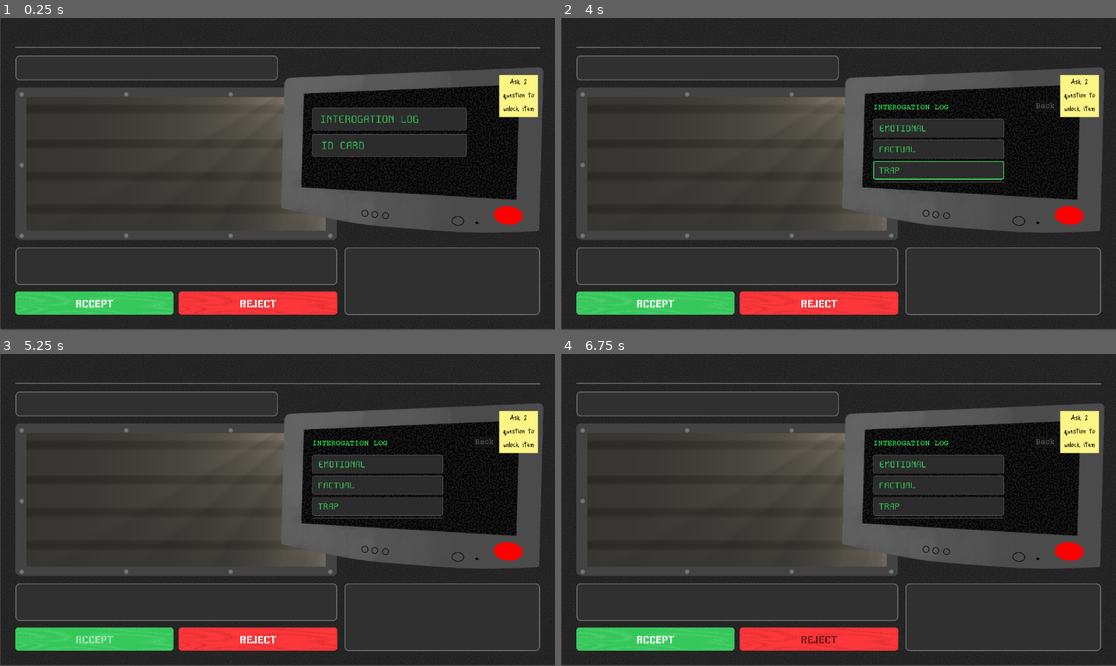
Above: before the commit, frames 1-4 (two rows, left to right).
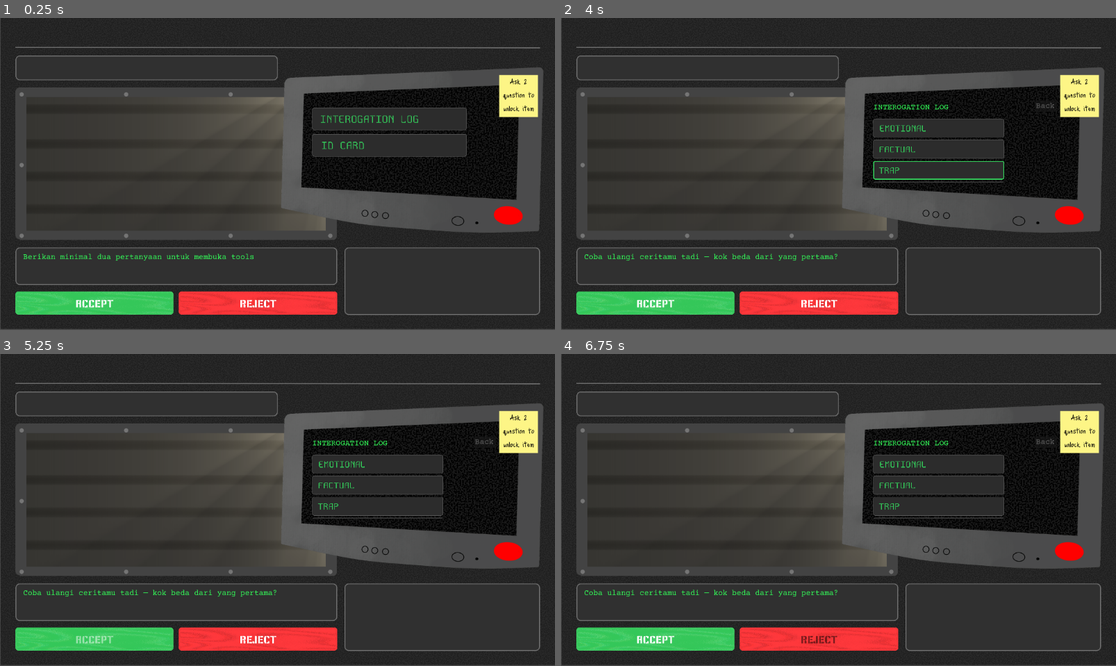
Above: after the commit, the same moments.

Repository: Reksaditya/ase-intern-game
Game: Godot game, scene res://scenes/main.tscn
The game is run twice, just before and just after one commit, with the same random seed, the same clock (stepped at 60 frames per second) and the same inputs.
Inputs (mouse positions are in pixels of both pictures, inside the frame that each line leads up to):
- Up to frame 1 (0.25 s): no input
- Up to frame 2 (4 s): click (949, 145) at 0.5 s; click (949, 117) at 1.25 s; click (938, 127) at 2 s; click (938, 149) at 2.75 s; click (938, 170) at 3.5 s
- Up to frame 3 (5.25 s): click (377, 528) at 4.25 s; click (94, 637) at 5 s
- Up to frame 4 (6.75 s): click (655, 637) at 5.75 s; click (816, 637) at 6.5 s

The runs differ from the first frame. In frame 1, 0.3% of the frame differs, in the area x 4-46%, y 75-78%; in frame 2, 0.3%; in frame 3, 0.3%; in frame 4, 0.3%.

Commit message:
add: dialog interaction

Diff:
--- /dev/null
+++ b/bunker.gd
@@ -0,0 +1,64 @@
+extends Node2D
+class_name Bunker
+
+@onready var dialog_label: Label = $Dialog
+
+## Semua array di bawah ini bisa diubah langsung lewat Inspector (klik node bunker),
+## atau lewat kode di sini. Tambah/kurangi baris sesuka hati.
+
+@export var emotional_questions: Array[String] = [
+	"Apakah kamu mengenal Wowok the MBG?",
+	"Bagaimana pendapatmu soal negara ini?"
+]
+
+@export var factual_questions: Array[String] = [
+	"Apakah MBG berguna?",
+	"Siapa yang membuat kamu memilih nomor ganda itu?",
+	"Ceritakan alasanmu tidak memilih 03!",
+]
+
+@export var trap_questions: Array[String] = [
+	"Tadi kamu bilang karena kemauan kamu sendiri, kenapa tiba-tiba gara-gara ada serangan fajar? Coba jelaskan!",
+	"Kalo kamu golput, kenapa jarimu ada bekas tinta pemilu",
+	"Coba ulangi ceritamu tadi — kok beda dari yang pertama?",
+]
+
+@export var clarification_questions: Array[String] = [
+	"Maksudmu apa dengan 'terlambat'? Berapa lama?",
+	"Bisa dijelaskan lagi bagian itu?",
+	"Kamu tadi bilang 'mereka' — siapa saja yang kamu maksud?",
+]
+
+var current_tween: Tween
+
+
+func _ready() -> void:
+	dialog_label.modulate.a = 1.0
+
+
+func _get_pool(category: String) -> Array:
+	match category:
+		"emotional":
+			return emotional_questions
+		"factual":
+			return factual_questions
+		"trap":
+			return trap_questions
+		"clarification":
+			return clarification_questions
+		_:
+			return []
+
+
+## Panggil fungsi ini dari luar (misal lewat signal television.category_selected)
+func show_question(category: String) -> void:
+	var pool := _get_pool(category)
+	var question: String = pool.pick_random() if not pool.is_empty() else "..."
+
+	if current_tween:
+		current_tween.kill()
+
+	current_tween = create_tween()
+	current_tween.tween_property(dialog_label, "modulate:a", 0.0, 0.12)
+	current_tween.tween_callback(func(): dialog_label.text = question)
+	current_tween.tween_property(dialog_label, "modulate:a", 1.0, 0.18)
--- a/scenes/bunker.tscn
+++ b/scenes/bunker.tscn
@@ -1,14 +1,17 @@
 [gd_scene format=3 uid="uid://cdjdekedo1t6d"]
 
 [ext_resource type="Texture2D" uid="uid://dyd4u5j3ceost" path="res://assets/UI/Frame 3 (2).png" id="1_7c24m"]
+[ext_resource type="Script" uid="uid://htvg72wq2kt3" path="res://bunker.gd" id="1_q0tom"]
 [ext_resource type="Texture2D" uid="uid://bcnhdlj1dthji" path="res://assets/UI/Tak berjudul181_20260823155716 1.png" id="2_hk1w7"]
 [ext_resource type="Texture2D" uid="uid://cnudefog2vylx" path="res://assets/UI/Frame 4.png" id="3_tyiie"]
 [ext_resource type="Texture2D" uid="uid://0agsaxwfeug3" path="res://assets/button/ACCEPT.png" id="5_64vmv"]
 [ext_resource type="Texture2D" uid="uid://crqow18ng6t2j" path="res://assets/button/INT ACCEPT.png" id="6_fge2j"]
 [ext_resource type="Texture2D" uid="uid://dsjc8p5hxlpf6" path="res://assets/button/REJECT.png" id="7_csyls"]
+[ext_resource type="FontFile" uid="uid://bxdeha88xo6ug" path="res://assets/fonts/CourierPrime-Regular.ttf" id="8_hqi4v"]
 [ext_resource type="Texture2D" uid="uid://ddehfpe0ffue6" path="res://assets/button/INT REJECT.png" id="8_mh480"]
 
 [node name="Node2D" type="Node2D" unique_id=1115165048]
+script = ExtResource("1_q0tom")
 
 [node name="bgfull" type="Sprite2D" parent="." unique_id=415542860]
 position = Vector2(576.55554, 322.75)
@@ -43,3 +46,12 @@
 texture_hover = ExtResource("8_mh480")
 ignore_texture_size = true
 stretch_mode = 0
+
+[node name="Dialog" type="Label" parent="." unique_id=1280235948]
+offset_left = 48.0
+offset_top = 488.0
+offset_right = 121.0
+offset_bottom = 511.0
+theme_override_colors/font_color = Color(0.2, 1, 0.34901962, 1)
+theme_override_fonts/font = ExtResource("8_hqi4v")
+text = "Berikan minimal dua pertanyaan untuk membuka tools"
--- a/scenes/main.tscn
+++ b/scenes/main.tscn
@@ -7,8 +7,8 @@
 [node name="Node2D" type="Node2D" unique_id=1673700205]
 script = ExtResource("1_0wfyh")
 
-[node name="bunker" parent="." unique_id=1115165048 instance=ExtResource("2_0wfyh")]
+[node name="Bunker" parent="." unique_id=1115165048 instance=ExtResource("2_0wfyh")]
 
-[node name="Sprite2D" parent="." unique_id=1612846764 instance=ExtResource("3_sugp2")]
+[node name="Television" parent="." unique_id=1612846764 instance=ExtResource("3_sugp2")]
 position = Vector2(848, 264)
 scale = Vector2(0.58122206, 0.58122206)
--- a/scenes/television.tscn
+++ b/scenes/television.tscn
@@ -110,6 +110,9 @@
 ignore_texture_size = true
 stretch_mode = 0
 
+[connection signal="button_down" from="idcard" to="." method="_on_idcard_button_down"]
+[connection signal="button_up" from="idcard" to="." method="_on_idcard_button_up"]
+[connection signal="focus_entered" from="idcard" to="." method="_on_idcard_focus_entered"]
 [connection signal="button_down" from="intlog" to="." method="_on_intlog_button_down"]
 [connection signal="button_up" from="intlog" to="." method="_on_intlog_button_up"]
 [connection signal="focus_entered" from="intlog" to="." method="_on_intlog_focus_entered"]
--- a/scripts/main.gd
+++ b/scripts/main.gd
@@ -1,9 +1,11 @@
 extends Node2D
 
+@onready var television = $Television
+@onready var bunker: Bunker = $Bunker
 
 # Called when the node enters the scene tree for the first time.
 func _ready() -> void:
-	pass # Replace with function body.
+	television.category_selected.connect(bunker.show_question)
 
 
 # Called every frame. 'delta' is the elapsed time since the previous frame.
--- a/scripts/television.gd
+++ b/scripts/television.gd
@@ -1,4 +1,6 @@
 extends Sprite2D
+
+signal category_selected(category: String)
 
 @onready var intlog: TextureButton = $intlog
 @onready var idcard: TextureButton = $idcard
@@ -7,6 +9,11 @@
 @onready var log_list: VBoxContainer = $LogScroll/LogButtonList
 @onready var back_button: Button = $BackButton
 
+@onready var emotional_btn: TextureButton = $LogScroll/LogButtonList/emotional
+@onready var factual_btn: TextureButton = $LogScroll/LogButtonList/factual
+@onready var trap_btn: TextureButton = $LogScroll/LogButtonList/trap
+@onready var clarification_btn: TextureButton = $LogScroll/LogButtonList/clarification
+
 @export var press_scale:Vector2 = Vector2(0.95, 0.95)
 
 @export var visible_button_count: int = 3
@@ -17,6 +24,7 @@
 var tween: Tween
 var panel_tween: Tween
 var log_open: bool = false
+var docs_open: bool = false
 
 func _ready() -> void:
 	intlog.mouse_entered.connect(_on_hover)
@@ -27,11 +35,19 @@
 	back_button.visible = false
 	back_button.modulate.a = 0.0
 
+	# Setiap tombol kategori memancarkan category_selected dengan nama kategorinya
+	emotional_btn.pressed.connect(_on_category_pressed.bind("emotional"))
+	factual_btn.pressed.connect(_on_category_pressed.bind("factual"))
+	trap_btn.pressed.connect(_on_category_pressed.bind("trap"))
+	clarification_btn.pressed.connect(_on_category_pressed.bind("clarification"))
+
 	log_scroll.modulate.a = 0.0
 	log_scroll.scale = Vector2(0.9, 0.9)
 
 	call_deferred("_update_scroll_height")
 
+func _on_category_pressed(category: String) -> void:
+	category_selected.emit(category)
 
 func _update_scroll_height() -> void:
 	var count: int = log_list.get_child_count()
@@ -48,7 +64,6 @@
 
 	total_height += spacing * max(visible_count - 1, 0)
 	log_scroll.custom_minimum_size.y = total_height
-
 
 func _on_intlog_pressed() -> void:
 	if log_open:
@@ -56,30 +71,20 @@
 	else:
 		open_log_panel()
 
-
 func _on_intlog_button_down() -> void:
-	if tween:
-		tween.kill()
-
 	tween = create_tween()
 	tween.set_trans(Tween.TRANS_SINE)
 	tween.set_ease(Tween.EASE_OUT)
 	tween.tween_property(intlog, "scale", press_scale, 0.08)
 
-
 func _on_intlog_button_up() -> void:
-	if tween:
-		tween.kill()
-
 	tween = create_tween()
 	tween.set_trans(Tween.TRANS_BACK)
 	tween.set_ease(Tween.EASE_OUT)
 	tween.tween_property(intlog, "scale", Vector2.ONE, 0.12)
-
 
 func _on_intlog_focus_entered() -> void:
 	_on_hover()
-
 
 func open_log_panel() -> void:
 	log_open = true
@@ -116,7 +121,6 @@
 	panel_tween.chain().tween_callback(func(): intlog.visible = false)
 
 	_animate_buttons_in()
-
 
 func close_log_panel() -> void:
 	log_open = false
@@ -144,7 +148,6 @@
 		idcard.visible = true
 	)
 
-
 func _animate_buttons_in() -> void:
 	var children := log_list.get_children()
 
@@ -164,9 +167,6 @@
 
 
 func _on_hover():
-	if tween:
-		tween.kill()
-
 	tween = create_tween()
 	tween.set_trans(Tween.TRANS_BACK)
 	tween.set_ease(Tween.EASE_OUT)
@@ -179,9 +179,6 @@
 	)
 
 func _on_exit():
-	if tween:
-		tween.kill()
-
 	tween = create_tween()
 	tween.set_trans(Tween.TRANS_SINE)
 	tween.set_ease(Tween.EASE_OUT)
@@ -192,3 +189,18 @@
 		Vector2.ONE,
 		0.15
 	)
+
+func _on_idcard_button_down() -> void:
+	tween = create_tween()
+	tween.set_trans(Tween.TRANS_SINE)
+	tween.set_ease(Tween.EASE_OUT)
+	tween.tween_property(idcard, "scale", press_scale, 0.08)
+
+func _on_idcard_button_up() -> void:
+	tween = create_tween()
+	tween.set_trans(Tween.TRANS_BACK)
+	tween.set_ease(Tween.EASE_OUT)
+	tween.tween_property(idcard, "scale", Vector2.ONE, 0.12)
+
+func _on_idcard_focus_entered() -> void:
+	_on_hover()
Not shown, added: bunker.gd.uid
